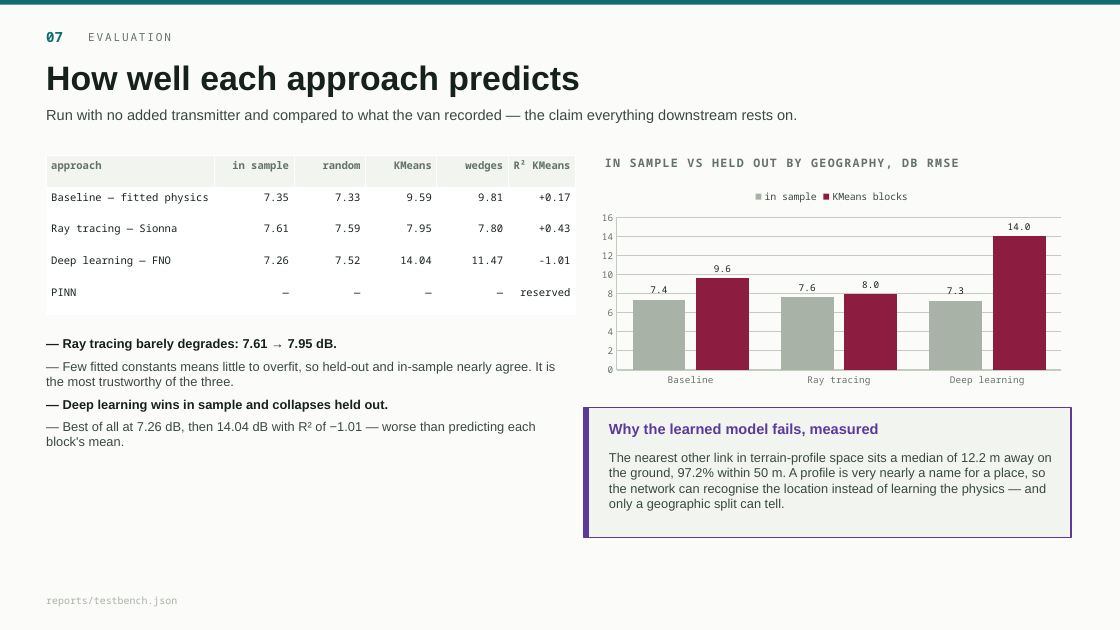
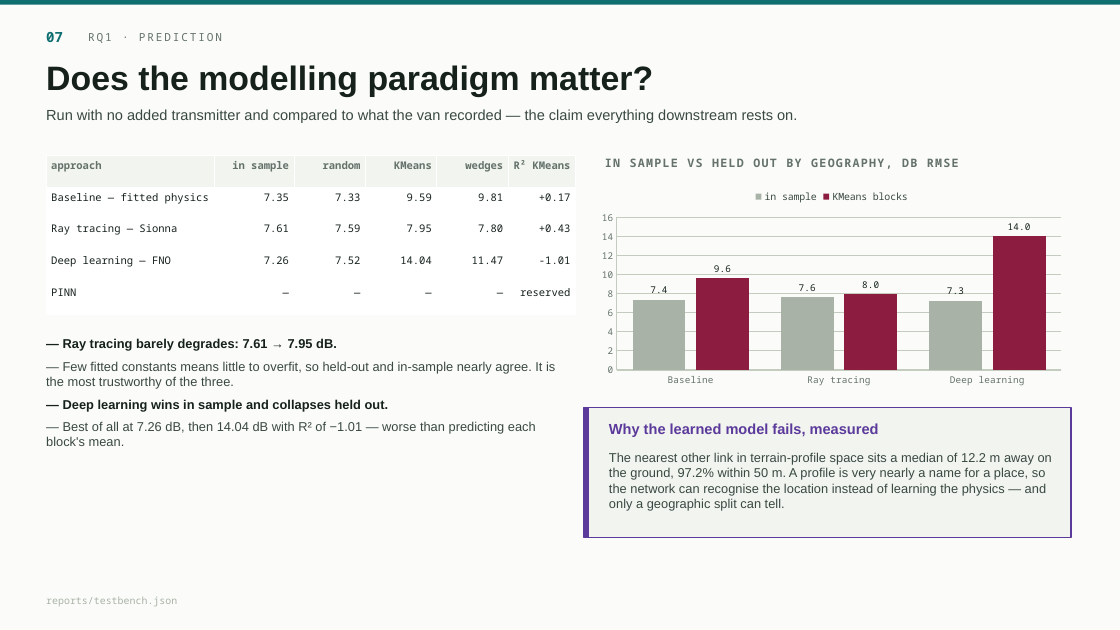
Before and after one commit to mtang724/arathon-c03-rural-infrastructure-placement, a slide deck: slide 7 of ARA_Challenge3.pptx. Drawn at 1120x630 pixels with LibreOffice and Linux fonts; fonts in the diff are those of the drawing. Boxes give left, top, right and bottom in pixels: in the first picture for what was removed or moved away, otherwise in the second. Text is boxed around its words. In the diff, an @@ line names an element or a change of style, - is before the commit and + after.

```diff
--- a/ARA_Challenge3.pptx
+++ b/ARA_Challenge3.pptx
@@ text at box(88, 33, 222, 43): text changed @@
-EVALUATION
+RQ1 · PREDICTION
@@ text at box(46, 65, 653, 97): text changed @@
-How well each approach predicts
+Does the modelling paradigm matter?
```
Also in this commit, not shown: 1 other slide changed, 1 slide added, 1 slide removed, 3 other files.
